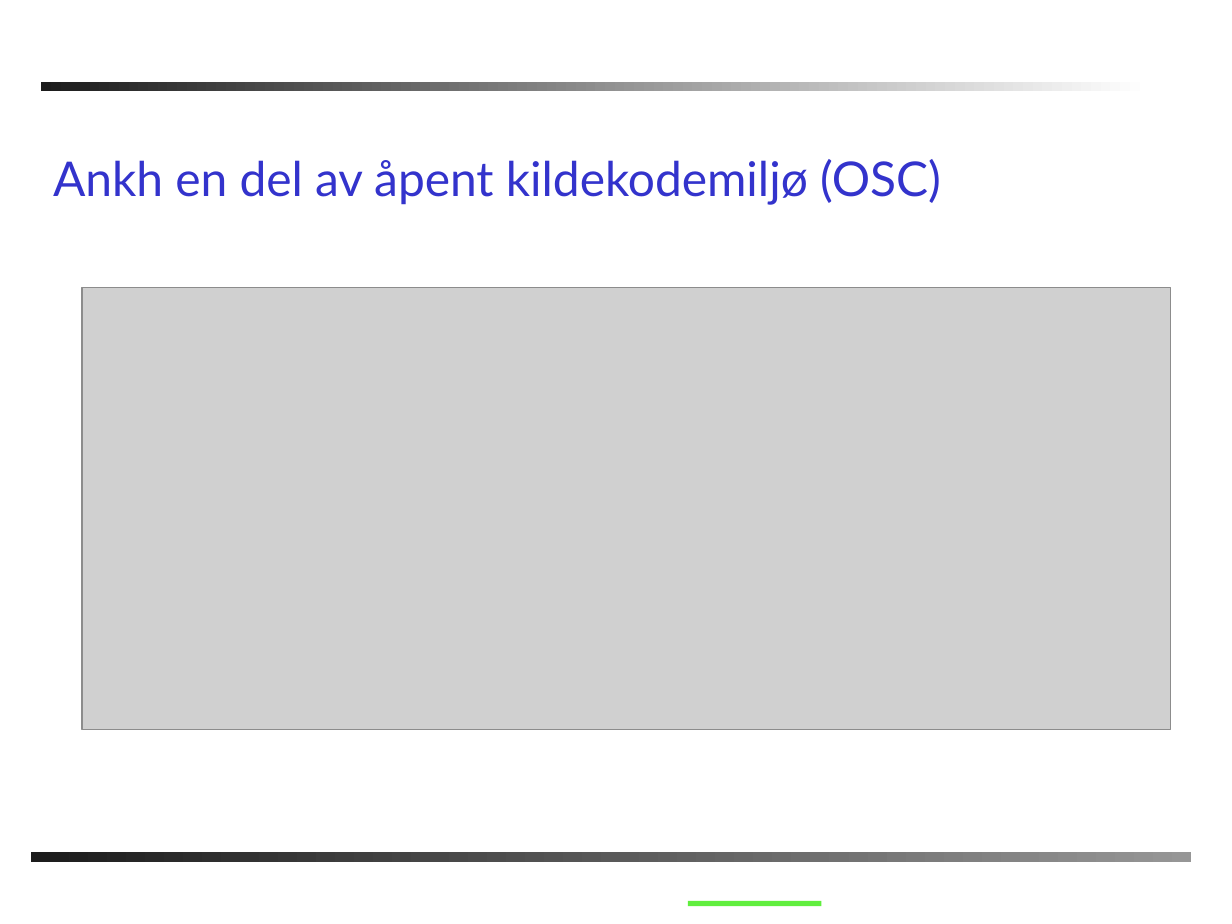
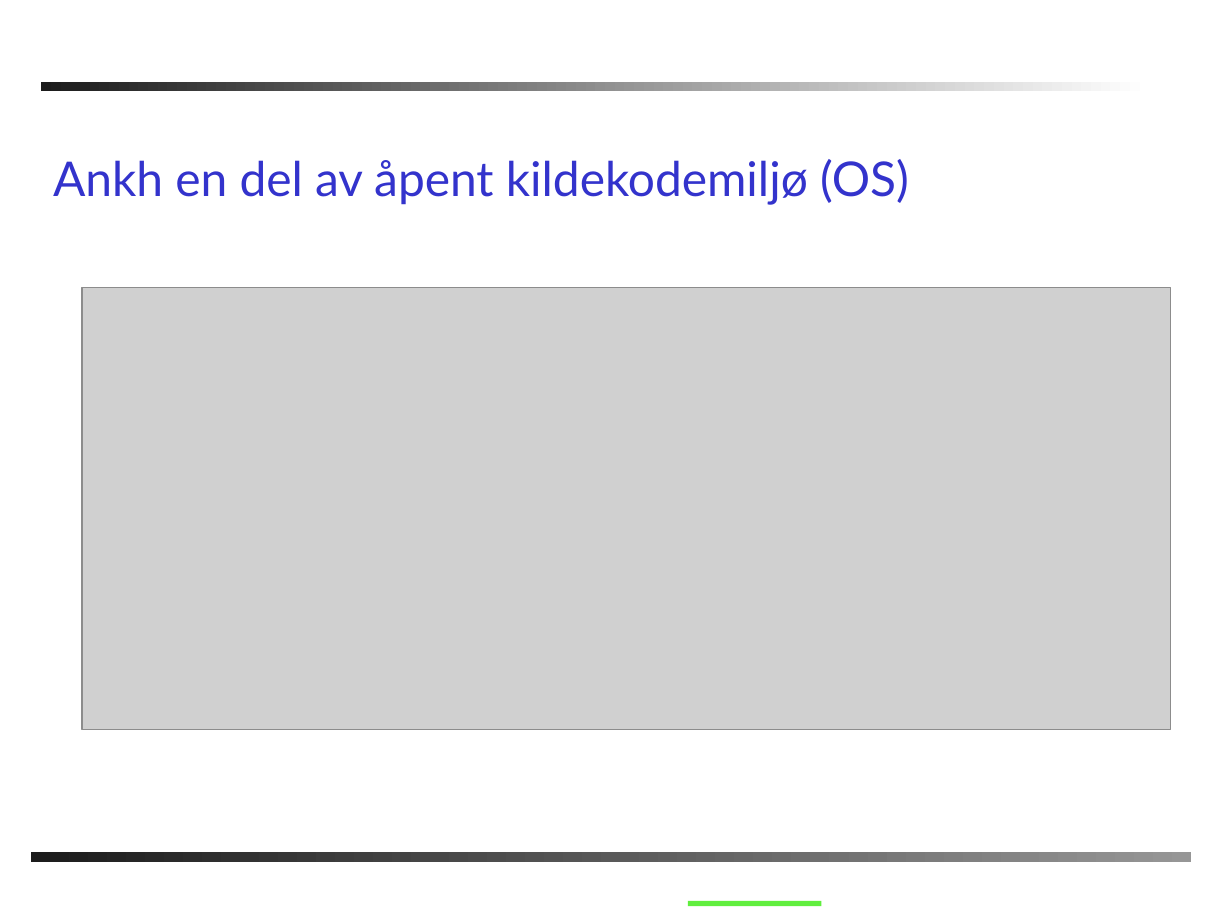
Before and after one commit to AnkhSVN/AnkhSVN, a slide deck: slide 22 of doc/powerpoint/Subversion_addin_for_VS.NET.ppt (slide 21 before the commit). Drawn at 1232x924 pixels with LibreOffice and Linux fonts; fonts in the diff are those of the drawing; grey boxes stand for pictures; background and template pictures are left out. Boxes give left, top, right and bottom in pixels: in the first picture for what was removed or moved away, otherwise in the second. Text is boxed around its words. In the diff, an @@ line names an element or a change of style, - is before the commit and + after.

```diff
--- a/doc/powerpoint/Subversion_addin_for_VS.NET.ppt
+++ b/doc/powerpoint/Subversion_addin_for_VS.NET.ppt
@@ title at <box>53,159,909,205</box>: text changed @@
-Ankh en del av åpent kildekodemiljø (OSC)
+Ankh en del av åpent kildekodemiljø (OS)
```
Also in this commit, not shown: 5 other slides changed, 1 slide added.
